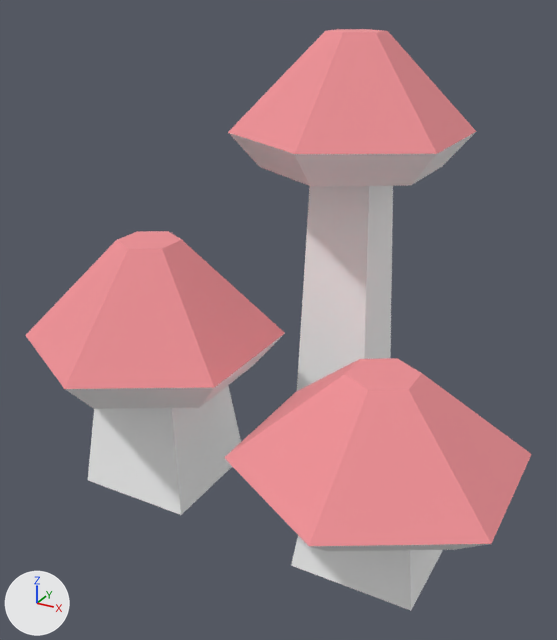
The glTF model assets/nature_kit/mushroom_redGroup.glb as it was, and as the next commit left it.
The view is the same before and after, from a 50 mm camera at (0.18, -0.373, 0.225) aimed at (-0.009, -0.03, 0.054). The lights are fixed; the arrows at lower left show +X, +Y and +Z. The first picture is the older version. Where no turn or scale is listed for an object, it has been applied to the vertices.

The first picture shows 'mushroom_redGroup'.
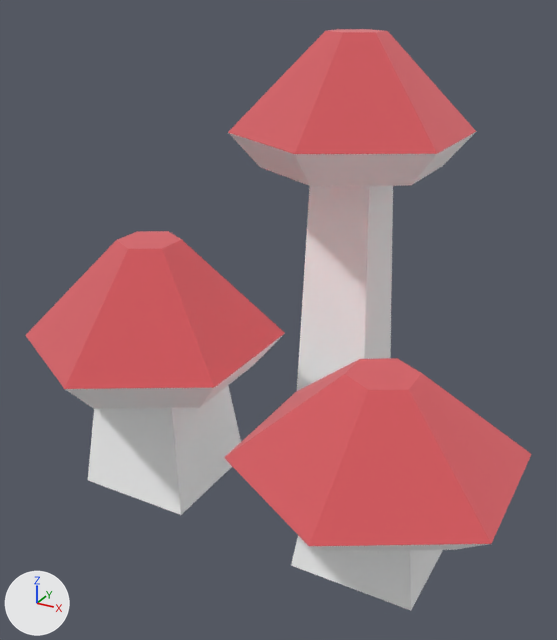
What changed in the scene script:
```text
Change mat_defaultmat:
    mat_defaultmat.metallic: 0.05 -> 1.0
Change mat_colorred:
    mat_colorred.metallic: 0.05 -> 1.0
    mat_colorred.roughness: 0.85 -> 1.0
Remove ob_tmpparent:
    ob_tmpparent = bpy.data.objects.new('tmpParent', None)
    ob_tmpparent.location = (0.0, 0.0, 0.0)
```

What differs and where, as boxes (x1, y1, x2, y2) in the pictures (557 x 640 px):
'mushroom_redGroup', surface changed (darker): (25, 29, 531, 553) in both
